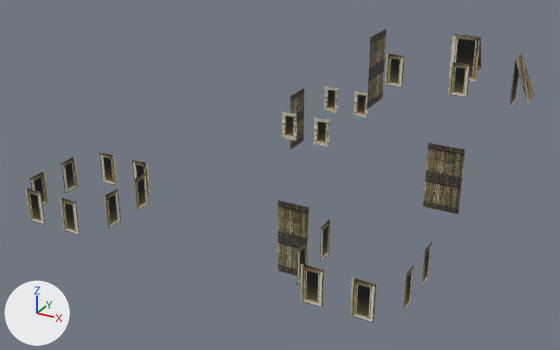
A saved change to the COLLADA model client/art/meshes/props/hele_fortress_props.dae.
Before and after are seen from a 50 mm camera at (0.476, -0.94, 0.703) aimed at (-0.039, -0.005, 0.236). The axes (+X, +Y, +Z) are drawn at lower left. The lights are the same throughout. Where no turn or scale is listed for an object, it has been applied to the vertices.
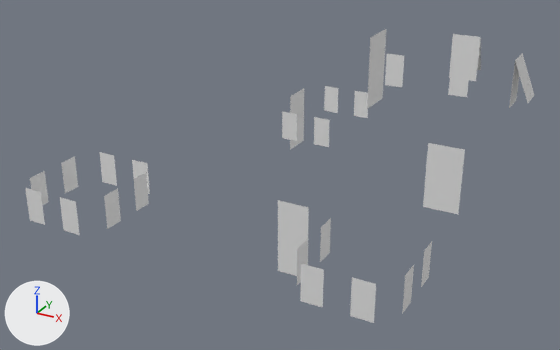
The edits, one by one:
me_object1044mesh has 108 vertices, 56 faces and spans x -0.22..0.316, y -0.59..0.03, z -0.259..0.161.
me_object1044mesh no longer uses material mat_10___default (picture img_hele_props_a_dds).

What differs and where, as boxes [x1, y1, x2, y2] in the pictures (560 x 350 px):
'Object1044', recoloured
    both: [25, 29, 534, 323]
